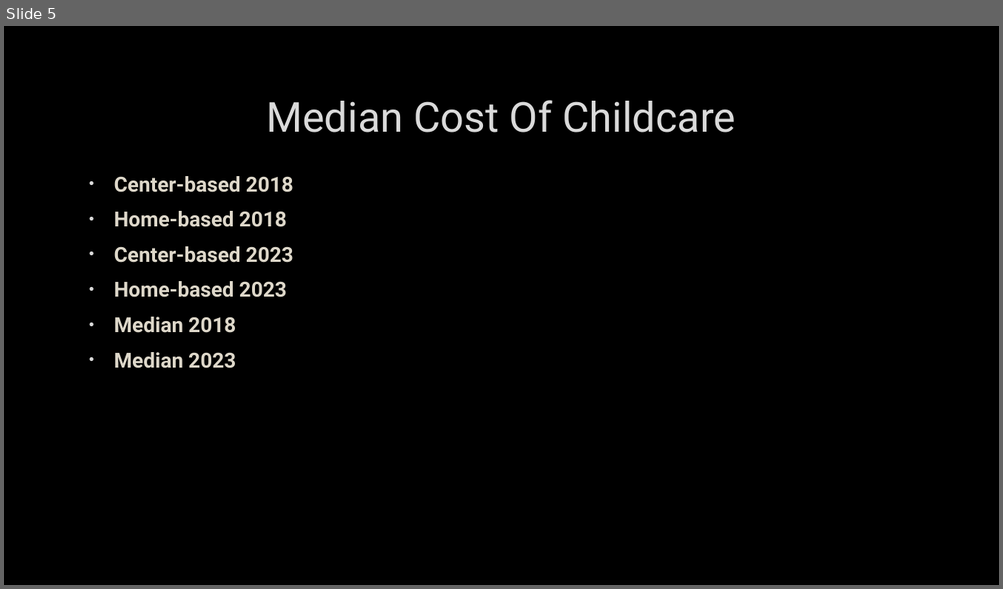
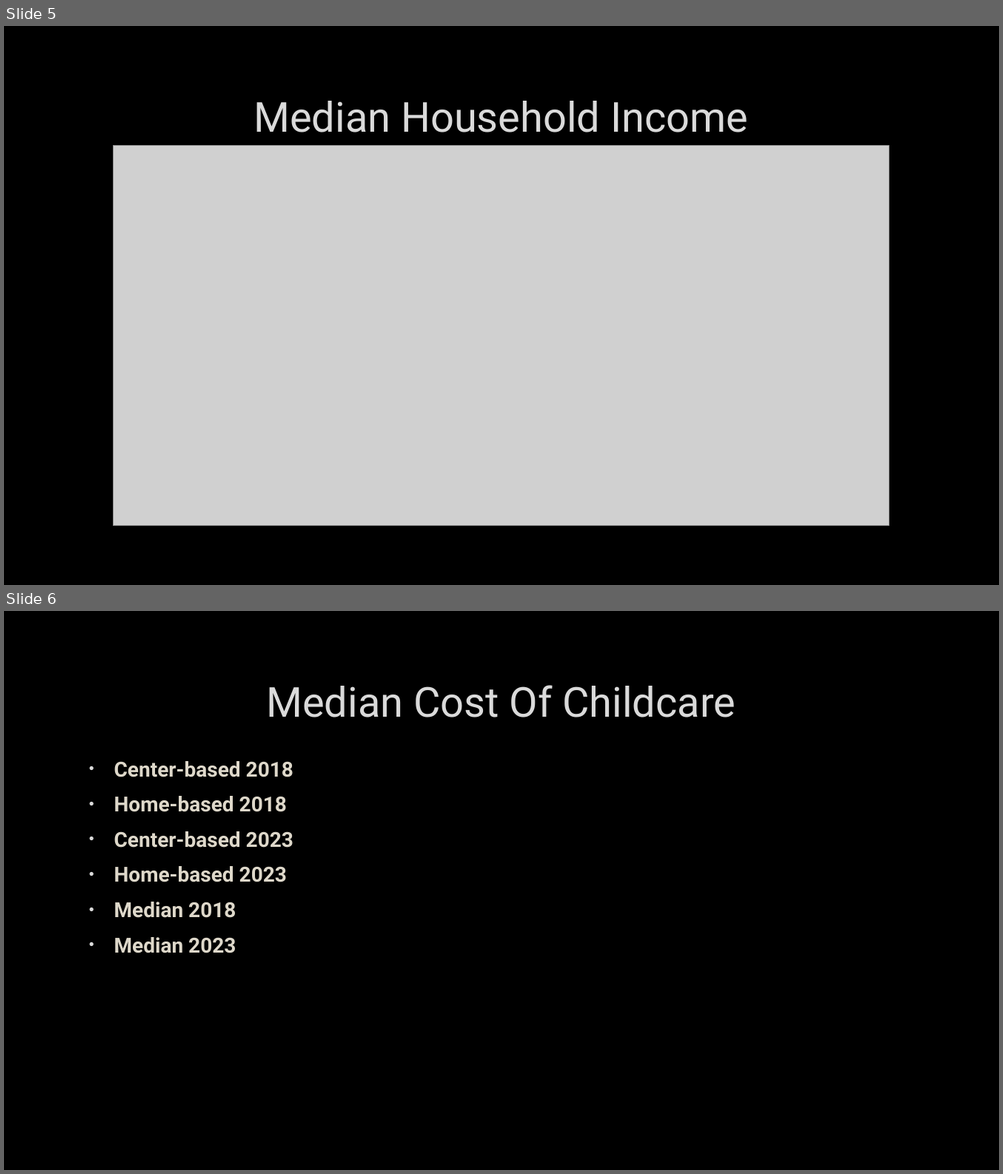
Before and after one commit to Clivesay1/Project-1, a slide deck: Project_1 Slidedeck.pptx. Shown one above the other, each under a label of ours: slide 5 before the commit, slides 5 and 6 after it. The pictures are 1003x589 and 1003x1174 pixels, drawn with LibreOffice and Linux fonts; fonts in the diff are those of the drawing; grey boxes stand for pictures; background and template pictures are left out. Boxes give left, top, right and bottom in pixels: in the first picture for what was removed or moved away, otherwise in the second. Text is boxed around its words. In the diff, an @@ line names an element or a change of style, - is before the commit and + after.

```diff
--- a/Project_1 Slidedeck.pptx
+++ b/Project_1 Slidedeck.pptx
@@ slide 5 added at [4,26,999,585], background picture (left out) @@
@@ title added at [253,101,748,133], 40 pt, text #DADADA @@
+Median Household Income
@@ picture added at [113,145,889,526] @@
@@ what was slide 5 is now slide 6 @@
```
Also in this commit, not shown: 4 slides changed, 6 other slides added, 4 slides removed, 7 other files.
